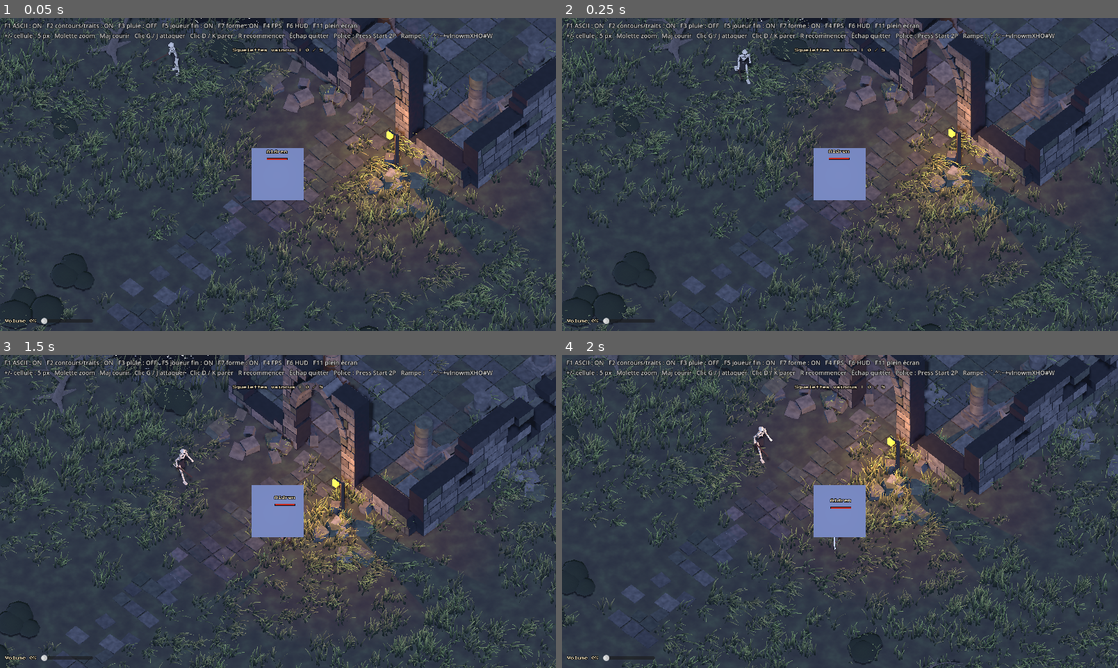
Above: before the commit, frames 1-4 (two rows, left to right).
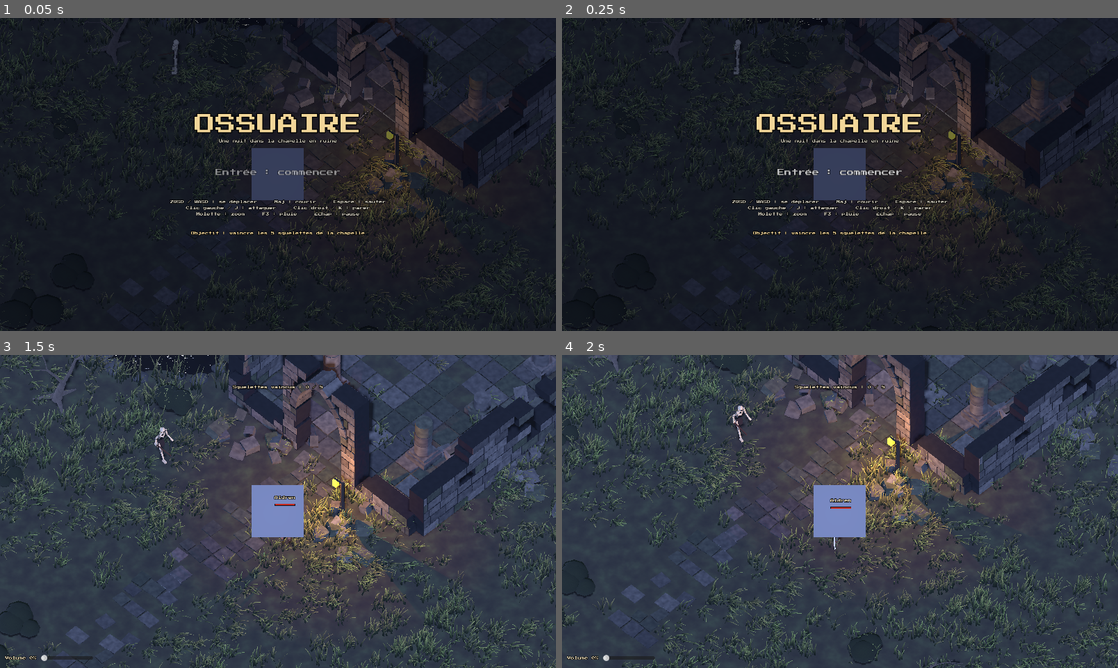
Above: after the commit, the same moments.

Repository: BarbeauAxel/ascii-game
Game: Godot game, scene res://scenes/main.tscn
Same seed, same stepped clock (60 frames per second), same inputs: the game is played once before the commit and once after it.
Inputs (mouse positions are in pixels of both pictures, inside the frame that each line leads up to):
- Up to frame 1 (0.05 s): no input
- Up to frame 2 (0.25 s): no input
- Up to frame 3 (1.5 s): tap Enter at 0.5, 0.6 s; move the mouse to (400, 495) at 0.52 s; hold D (move_right) 0.53-1.28 s; click (400, 495) at 0.67 s; tap Space (jump) at 0.77 s; tap Keypad Enter at 0.8, 1.35 s; move the mouse to (166, 527) at 1.27 s; hold S (move_back) from 1.28 s (still down); click (166, 527) at 1.42 s
- Up to frame 4 (2 s): keep holding S (move_back); tap Space (jump) at 1.52 s; tap Enter at 1.55 s

The runs differ from the first frame. In frame 1, 93% of the frame differs, in the area x 0-100%, y 0-100%; in frame 2, 89%; in frame 3, 1.8%; in frame 4, 1.8%.

Commit message:
Écran titre et menu pause
- scripts/ui/menus.gd : titre « OSSUAIRE » (provisoire) avec commandes et
  objectif, jeu figé derrière ; pause sur Échap (Reprendre / Recommencer /
  Quitter) ; titre montré une fois par session, --no-title
- HUD de debug masqué par défaut (F6)
- README mis à jour

Diff:
--- a/scenes/main.tscn
+++ b/scenes/main.tscn
@@ -11,6 +11,7 @@
 [ext_resource type="Script" path="res://scripts/world/rain.gd" id="9_rain"]
 [ext_resource type="FontFile" path="res://fonts/PressStart2P-Regular.ttf" id="10_font"]
 [ext_resource type="Script" path="res://scripts/enemies/enemy_spawner.gd" id="11_enemies"]
+[ext_resource type="Script" path="res://scripts/ui/menus.gd" id="12_menus"]
 
 [sub_resource type="Environment" id="Env_night"]
 background_mode = 1
@@ -132,6 +133,7 @@
 [node name="HUD" type="CanvasLayer" parent="."]
 
 [node name="Label" type="Label" parent="HUD"]
+visible = false
 offset_left = 10.0
 offset_top = 8.0
 offset_right = 900.0
@@ -250,3 +252,6 @@
 theme_override_font_sizes/font_size = 16
 horizontal_alignment = 2
 text = "FPS"
+
+[node name="Menus" type="CanvasLayer" parent="."]
+script = ExtResource("12_menus")
--- a/scripts/main.gd
+++ b/scripts/main.gd
@@ -5,7 +5,7 @@
 ## F3 : pluie on/off                 F4 : compteur de FPS              F6 : HUD on/off
 ## F7 : correspondance de forme on/off (sinon rampe de densité seule)
 ## F11 : plein écran                 +/- : taille de cellule
-## Molette : zoom (géré par camera_follow.gd)       Échap : quitter
+## Molette : zoom (géré par camera_follow.gd)       Échap : pause (ui/menus.gd)
 ## F5 : personnages en cellules fines on/off
 ## R : recommencer la partie
 ##
@@ -213,8 +213,6 @@
 		# Nouvelle partie (le temps de jeu peut être ralenti par une micro-pause).
 		Engine.time_scale = 1.0
 		get_tree().reload_current_scene()
-	elif key.keycode == KEY_ESCAPE:
-		get_tree().quit()
 	elif typed == "+" or key.keycode in [KEY_PLUS, KEY_KP_ADD, KEY_EQUAL]:
 		post.step_cell_size(1)
 	elif typed == "-" or key.keycode in [KEY_MINUS, KEY_KP_SUBTRACT]:
@@ -226,7 +224,7 @@
 
 func _update_hud() -> void:
 	var on_off := func(value: bool) -> String: return "ON" if value else "OFF"
-	hud.text = "F1 ASCII : %s   F2 contours/traits : %s   F3 pluie : %s   F5 joueur fin : %s   F7 forme : %s   F4 FPS   F6 HUD   F11 plein écran\n+/- cellule : %d px   Molette zoom   Maj courir   Clic G / J attaquer   Clic D / K parer   R recommencer   Échap quitter   Police : %s   Rampe : %s" % [
+	hud.text = "F1 ASCII : %s   F2 contours/traits : %s   F3 pluie : %s   F5 joueur fin : %s   F7 forme : %s   F4 FPS   F6 HUD   F11 plein écran\n+/- cellule : %d px   Molette zoom   Maj courir   Clic G / J attaquer   Clic D / K parer   R recommencer   Échap pause   Police : %s   Rampe : %s" % [
 		on_off.call(post.ascii_enabled),
 		on_off.call(post.edges_enabled),
 		on_off.call(rain.active),
--- /dev/null
+++ b/scripts/ui/menus.gd
@@ -0,0 +1,182 @@
+extends CanvasLayer
+## Écran titre et menu pause.
+##
+## - Titre : affiché au lancement, le jeu est en pause derrière (l'herbe
+##   ondule, les cierges vacillent, l'ambiance sonore joue : les shaders et
+##   le son ne dépendent pas de la pause). Entrée, Espace ou clic : la partie
+##   commence. Il n'est montré qu'une fois par session : « Recommencer »
+##   relance directement la partie.
+## - Pause : Échap. Reprendre / Recommencer / Quitter, au clavier (flèches +
+##   Entrée) ou à la souris. Échap referme le menu.
+##
+## Construit en code ; police pixel du projet, nette au-dessus de l'ASCII.
+
+## Nom du jeu (provisoire, à changer librement).
+@export var game_title := "OSSUAIRE"
+@export var subtitle := "Une nuit dans la chapelle en ruine"
+
+const FONT := preload("res://fonts/PressStart2P-Regular.ttf")
+const GOLD := Color(0.95, 0.84, 0.6)
+const PALE := Color(0.82, 0.8, 0.74)
+
+## Vrai une fois le titre passé (survit au rechargement de la scène).
+static var title_seen := false
+
+enum Mode { TITLE, PLAYING, PAUSED }
+var mode := Mode.PLAYING
+
+var _dim: ColorRect
+var _title_box: VBoxContainer
+var _press: Label
+var _pause_box: VBoxContainer
+var _resume: Button
+var _blink := 0.0
+
+
+func _ready() -> void:
+	layer = 10
+	process_mode = Node.PROCESS_MODE_ALWAYS
+	_build()
+	var args := OS.get_cmdline_user_args()
+	# Les arguments de test (captures, déplacements simulés) sautent le titre.
+	var skip := title_seen or "--no-title" in args
+	for arg in args:
+		if arg.begins_with("--hold="):
+			skip = true
+	if skip:
+		_set_mode(Mode.PLAYING)
+	else:
+		_set_mode(Mode.TITLE)
+
+
+func _process(delta: float) -> void:
+	if mode == Mode.TITLE:
+		_blink += delta
+		_press.modulate.a = 0.45 + 0.55 * absf(sin(_blink * 2.2))
+
+
+func _unhandled_input(event: InputEvent) -> void:
+	match mode:
+		Mode.TITLE:
+			var key := event as InputEventKey
+			var mouse := event as InputEventMouseButton
+			var start := (key and key.pressed and not key.echo and key.keycode in [KEY_ENTER, KEY_KP_ENTER, KEY_SPACE]) \
+				or (mouse and mouse.pressed and mouse.button_index == MOUSE_BUTTON_LEFT)
+			if start:
+				title_seen = true
+				_set_mode(Mode.PLAYING)
+				get_viewport().set_input_as_handled()
+			elif key and key.pressed and key.keycode == KEY_ESCAPE:
+				get_tree().quit()
+		Mode.PLAYING:
+			if event.is_action_pressed("ui_cancel"):
+				_set_mode(Mode.PAUSED)
+				get_viewport().set_input_as_handled()
+		Mode.PAUSED:
+			if event.is_action_pressed("ui_cancel"):
+				_set_mode(Mode.PLAYING)
+				get_viewport().set_input_as_handled()
+
+
+func _set_mode(m: Mode) -> void:
+	mode = m
+	get_tree().paused = m != Mode.PLAYING
+	_dim.visible = m != Mode.PLAYING
+	_title_box.visible = m == Mode.TITLE
+	_pause_box.visible = m == Mode.PAUSED
+	# Pendant le titre, le HUD de jeu (nom, vie, objectif) est masqué.
+	var hud := get_parent().get_node_or_null("HUD") as CanvasLayer
+	if hud:
+		hud.visible = m != Mode.TITLE
+	if m == Mode.PAUSED:
+		_resume.grab_focus()
+	if m == Mode.PLAYING:
+		# Une micro-pause d'impact en cours ne doit pas rester figée.
+		Engine.time_scale = 1.0
+
+
+# --- Construction -------------------------------------------------------------------------
+
+func _build() -> void:
+	_dim = ColorRect.new()
+	_dim.color = Color(0.0, 0.0, 0.02, 0.55)
+	_dim.set_anchors_preset(Control.PRESET_FULL_RECT)
+	_dim.mouse_filter = Control.MOUSE_FILTER_IGNORE
+	add_child(_dim)
+
+	# Écran titre
+	_title_box = _centered_box()
+	_title_box.add_child(_label(game_title, 48, GOLD, 8))
+	_title_box.add_child(_label(subtitle, 8, PALE))
+	_title_box.add_child(_spacer(40))
+	_press = _label("Entrée : commencer", 16, Color(1, 1, 1))
+	_title_box.add_child(_press)
+	_title_box.add_child(_spacer(36))
+	_title_box.add_child(_label(
+		"ZQSD / WASD : se déplacer     Maj : courir     Espace : sauter\n" +
+		"Clic gauche / J : attaquer     Clic droit / K : parer\n" +
+		"Molette : zoom     F3 : pluie     Échap : pause",
+		8, PALE))
+	_title_box.add_child(_spacer(16))
+	_title_box.add_child(_label("Objectif : vaincre les 5 squelettes de la chapelle", 8, GOLD))
+
+	# Menu pause
+	_pause_box = _centered_box()
+	_pause_box.add_child(_label("Pause", 32, GOLD, 6))
+	_pause_box.add_child(_spacer(24))
+	_resume = _button("Reprendre", func() -> void: _set_mode(Mode.PLAYING))
+	_pause_box.add_child(_resume)
+	_pause_box.add_child(_button("Recommencer", func() -> void:
+		Engine.time_scale = 1.0
+		get_tree().paused = false
+		get_tree().reload_current_scene()))
+	_pause_box.add_child(_button("Quitter", func() -> void: get_tree().quit()))
+
+
+func _centered_box() -> VBoxContainer:
+	var center := CenterContainer.new()
+	center.set_anchors_preset(Control.PRESET_FULL_RECT)
+	center.mouse_filter = Control.MOUSE_FILTER_IGNORE
+	add_child(center)
+	var box := VBoxContainer.new()
+	box.alignment = BoxContainer.ALIGNMENT_CENTER
+	box.add_theme_constant_override("separation", 10)
+	center.add_child(box)
+	# La boîte pilote la visibilité de son conteneur centré.
+	box.visibility_changed.connect(func() -> void: center.visible = box.visible)
+	return box
+
+
+func _label(text: String, size: int, color: Color, outline := 4) -> Label:
+	var l := Label.new()
+	l.text = text
+	l.horizontal_alignment = HORIZONTAL_ALIGNMENT_CENTER
+	l.add_theme_font_override("font", FONT)
+	l.add_theme_font_size_override("font_size", size)
+	l.add_theme_color_override("font_color", color)
+	l.add_theme_color_override("font_outline_color", Color.BLACK)
+	l.add_theme_constant_override("outline_size", outline)
+	l.add_theme_constant_override("line_spacing", 6)
+	return l
+
+
+func _button(text: String, action: Callable) -> Button:
+	var b := Button.new()
+	b.text = text
+	b.flat = true
+	b.add_theme_font_override("font", FONT)
+	b.add_theme_font_size_override("font_size", 16)
+	b.add_theme_color_override("font_color", PALE)
+	b.add_theme_color_override("font_hover_color", GOLD)
+	b.add_theme_color_override("font_focus_color", GOLD)
+	b.add_theme_color_override("font_outline_color", Color.BLACK)
+	b.add_theme_constant_override("outline_size", 4)
+	b.pressed.connect(action)
+	return b
+
+
+func _spacer(height: int) -> Control:
+	var c := Control.new()
+	c.custom_minimum_size = Vector2(0, height)
+	c.mouse_filter = Control.MOUSE_FILTER_IGNORE
+	return c
